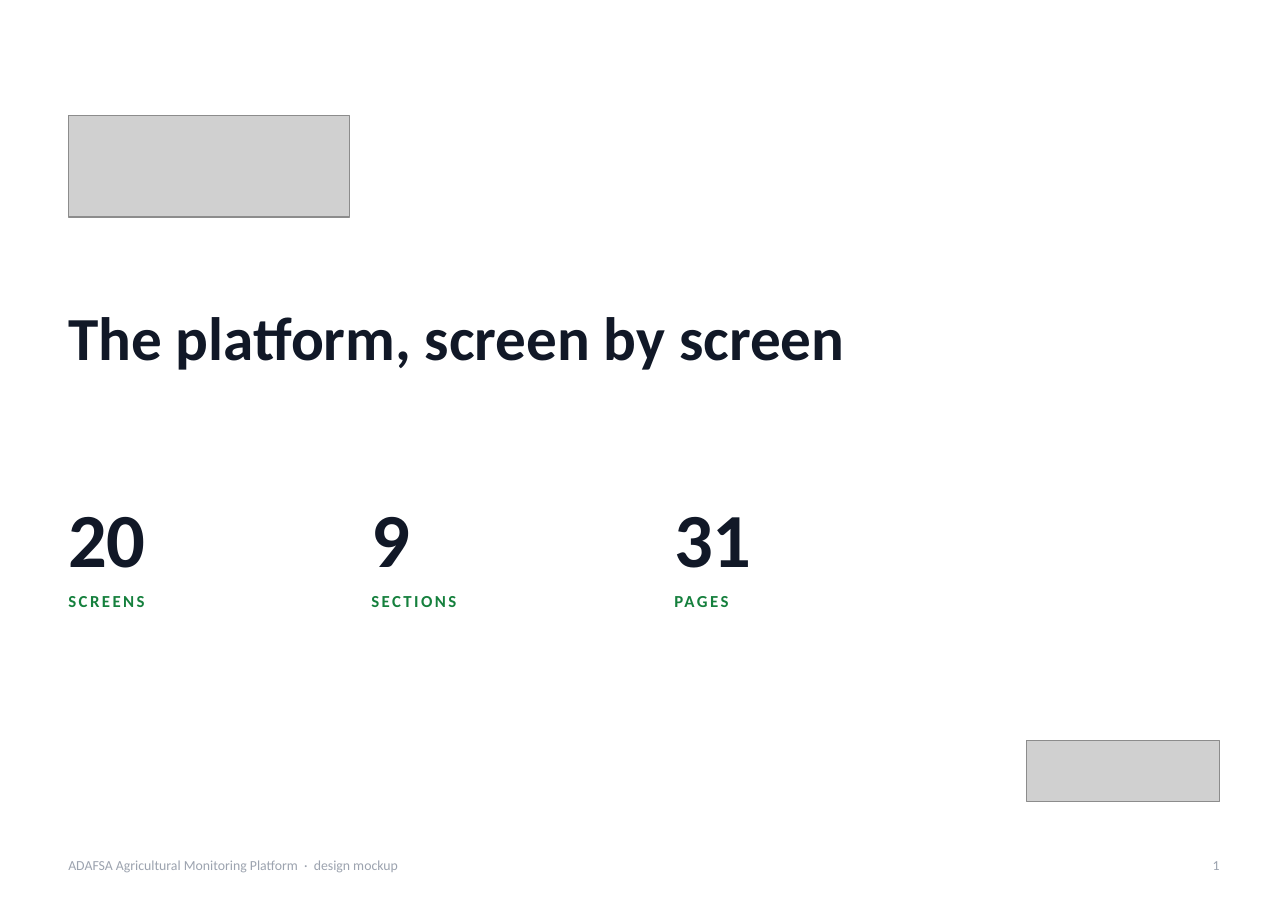
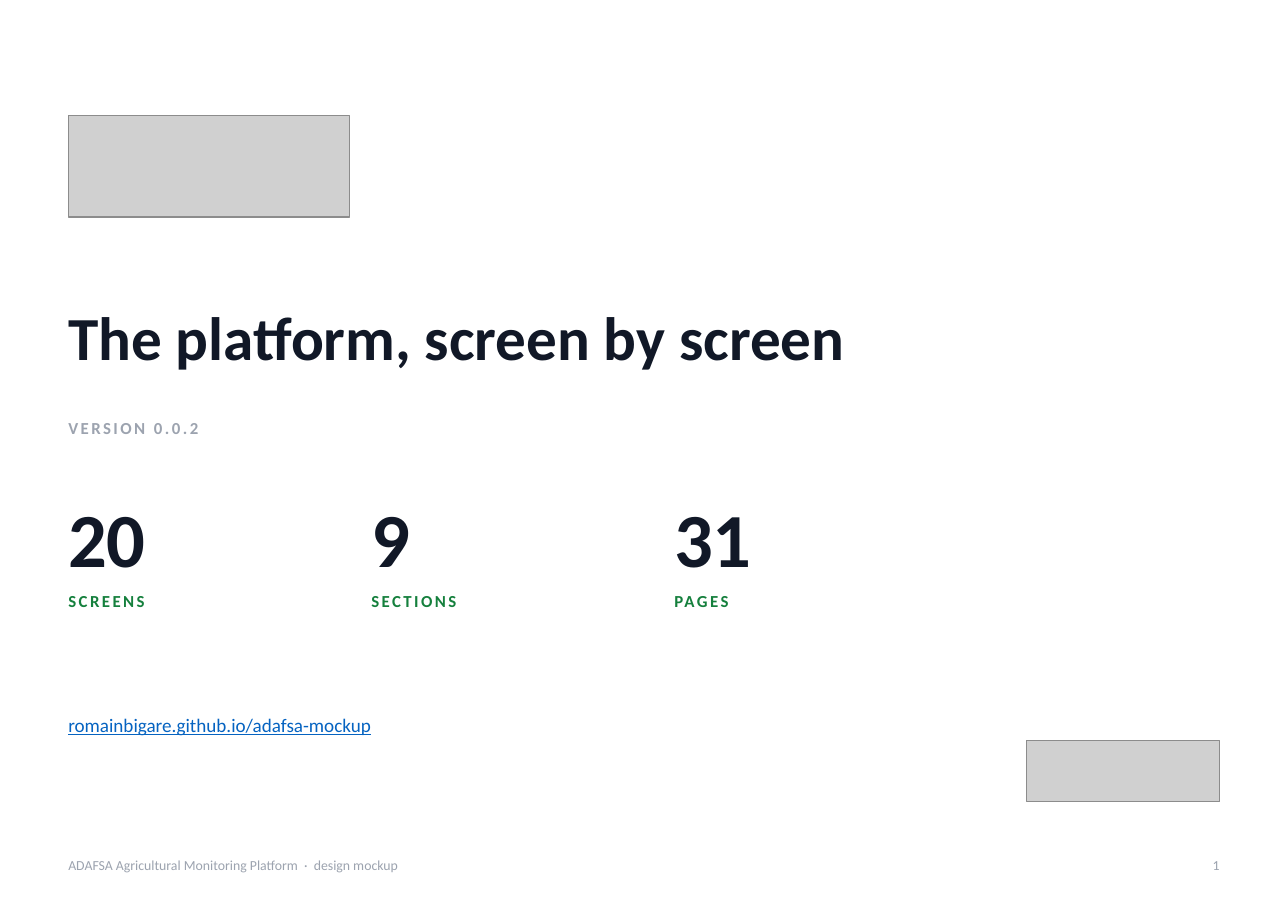
Before and after one commit to romainbigare/adafsa-mockup, a slide deck: slide 1 of docs/ADAFSA_Platform_Screens.pptx. Drawn at 1288x911 pixels with LibreOffice and Linux fonts; fonts in the diff are those of the drawing; grey boxes stand for pictures. Boxes give left, top, right and bottom in pixels: in the first picture for what was removed or moved away, otherwise in the second. Text is boxed around its words. In the diff, an @@ line names an element or a change of style, - is before the commit and + after.

```diff
--- a/docs/ADAFSA_Platform_Screens.pptx
+++ b/docs/ADAFSA_Platform_Screens.pptx
@@ text added at (68,423,198,434), 11 pt, text #9CA3AF, bold @@
+VERSION 0.0.2
@@ text added at (68,718,371,736), 12.5 pt, text #0563C1, underline @@
+romainbigare.github.io/adafsa-mockup
```
Also in this commit, not shown: 1 other slide changed, 11 other files.
